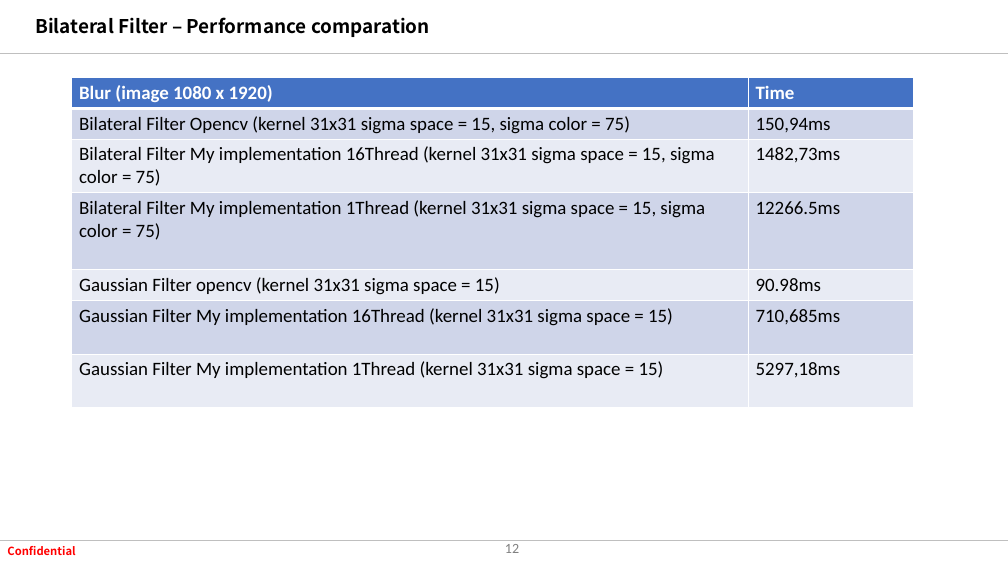
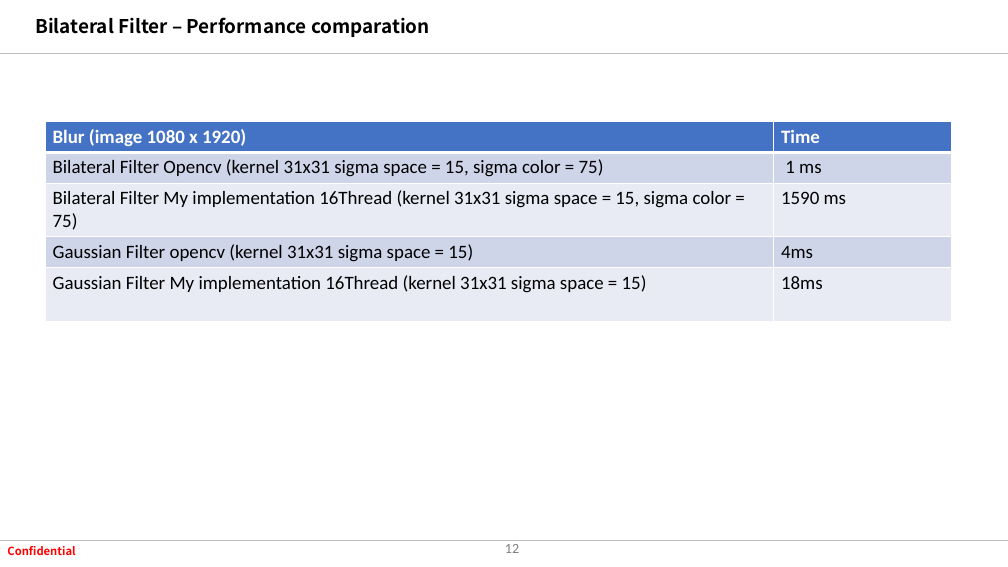
Before and after one commit to tuananh020400/FresherXavisTech, a slide deck: slide 12 of Document/SlideWeek3/Mẫu/Em Giang -Bilateral filter v2.pptx. Drawn at 1008x567 pixels with LibreOffice and Linux fonts; fonts in the diff are those of the drawing; background and template pictures are left out. Boxes give left, top, right and bottom in pixels: in the first picture for what was removed or moved away, otherwise in the second. Text is boxed around its words. In the diff, an @@ line names an element or a change of style, - is before the commit and + after.

```diff
--- a/Document/SlideWeek3/Mẫu/Em Giang -Bilateral filter v2.pptx
+++ b/Document/SlideWeek3/Mẫu/Em Giang -Bilateral filter v2.pptx
@@ table at [45, 122, 953, 321] @@
-row 2: Bilateral Filter Opencv (kernel 31x31 sigma space = 15, sigma color = 75) | 150,94ms
-row 3: Bilateral Filter My implementation 16Thread (kernel 31x31 sigma space = 15, sigma color = 75) | 1482,73ms
-row 4: Bilateral Filter My implementation 1Thread (kernel 31x31 sigma space = 15, sigma color = 75) | 12266.5ms
-row 5: Gaussian Filter opencv (kernel 31x31 sigma space = 15) | 90.98ms
-row 6: Gaussian Filter My implementation 16Thread (kernel 31x31 sigma space = 15) | 710,685ms
-row 7: Gaussian Filter My implementation 1Thread (kernel 31x31 sigma space = 15) | 5297,18ms
+row 2: Bilateral Filter Opencv (kernel 31x31 sigma space = 15, sigma color = 75) | 1 ms
+row 3: Bilateral Filter My implementation 16Thread (kernel 31x31 sigma space = 15, sigma color = 75) | 1590 ms
+row 4: Gaussian Filter opencv (kernel 31x31 sigma space = 15) | 4ms
+row 5: Gaussian Filter My implementation 16Thread (kernel 31x31 sigma space = 15) | 18ms
@@ table: place and size @@
-table at [72, 78, 914, 404]
+table at [45, 122, 953, 321]
```
Also in this commit, not shown: 10 other files.
